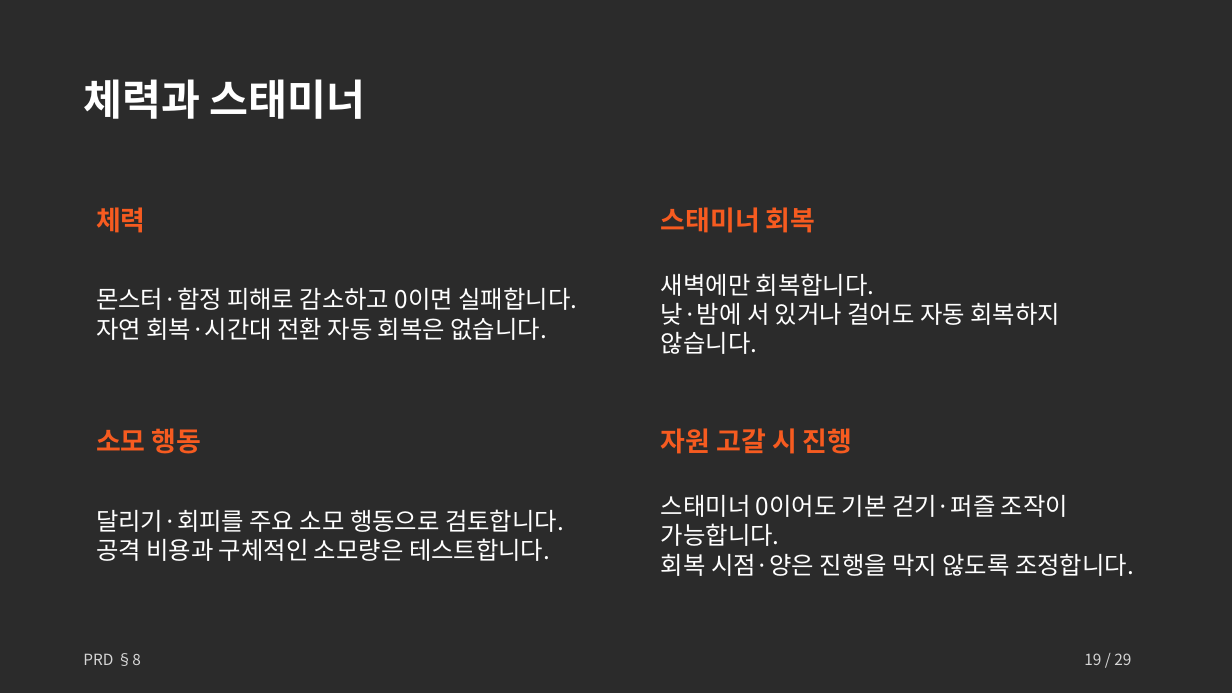
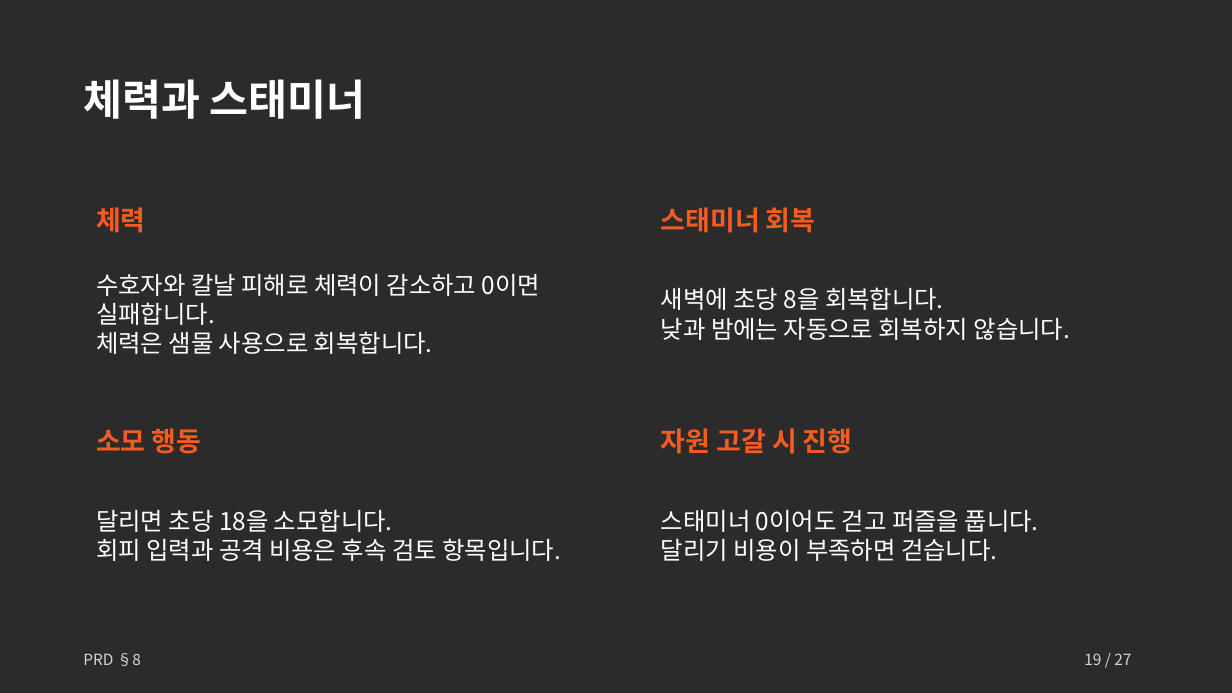
Before and after one commit to Hollolloho/2DGP_TermProject, a slide deck: slide 19 of Docs/초보자를 위한 미로 탈출 안내서_기획안.pptx. Drawn at 1232x693 pixels with LibreOffice and Linux fonts; fonts in the diff are those of the drawing; background and template pictures are left out; a plain dark background stands for a picture behind light text. Boxes give left, top, right and bottom in pixels: in the first picture for what was removed or moved away, otherwise in the second. Text is boxed around its words. In the diff, an @@ line names an element or a change of style, - is before the commit and + after.

```diff
--- a/Docs/초보자를 위한 미로 탈출 안내서_기획안.pptx
+++ b/Docs/초보자를 위한 미로 탈출 안내서_기획안.pptx
@@ text at (96,274,540,354): text changed @@
-몬스터·함정 피해로 감소하고 0이면 실패합니다.
-자연 회복·시간대 전환 자동 회복은 없습니다.
+수호자와 칼날 피해로 체력이 감소하고 0이면 실패합니다.
+체력은 샘물 사용으로 회복합니다.
@@ text at (661,287,1070,340): text changed @@
-새벽에만 회복합니다.
-낮·밤에 서 있거나 걸어도 자동 회복하지 않습니다.
+새벽에 초당 8을 회복합니다.
+낮과 밤에는 자동으로 회복하지 않습니다.
@@ text at (96,509,561,561): text changed @@
-달리기·회피를 주요 소모 행동으로 검토합니다.
-공격 비용과 구체적인 소모량은 테스트합니다.
+달리면 초당 18을 소모합니다.
+회피 입력과 공격 비용은 후속 검토 항목입니다.
@@ text at (661,510,1039,561): text changed @@
-스태미너 0이어도 기본 걷기·퍼즐 조작이 가능합니다.
-회복 시점·양은 진행을 막지 않도록 조정합니다.
+스태미너 0이어도 걷고 퍼즐을 풉니다.
+달리기 비용이 부족하면 걷습니다.
@@ text at (1084,653,1131,665): text changed @@
-19 / 29
+19 / 27
```
Also in this commit, not shown: 26 other slides changed, 7 other files.
